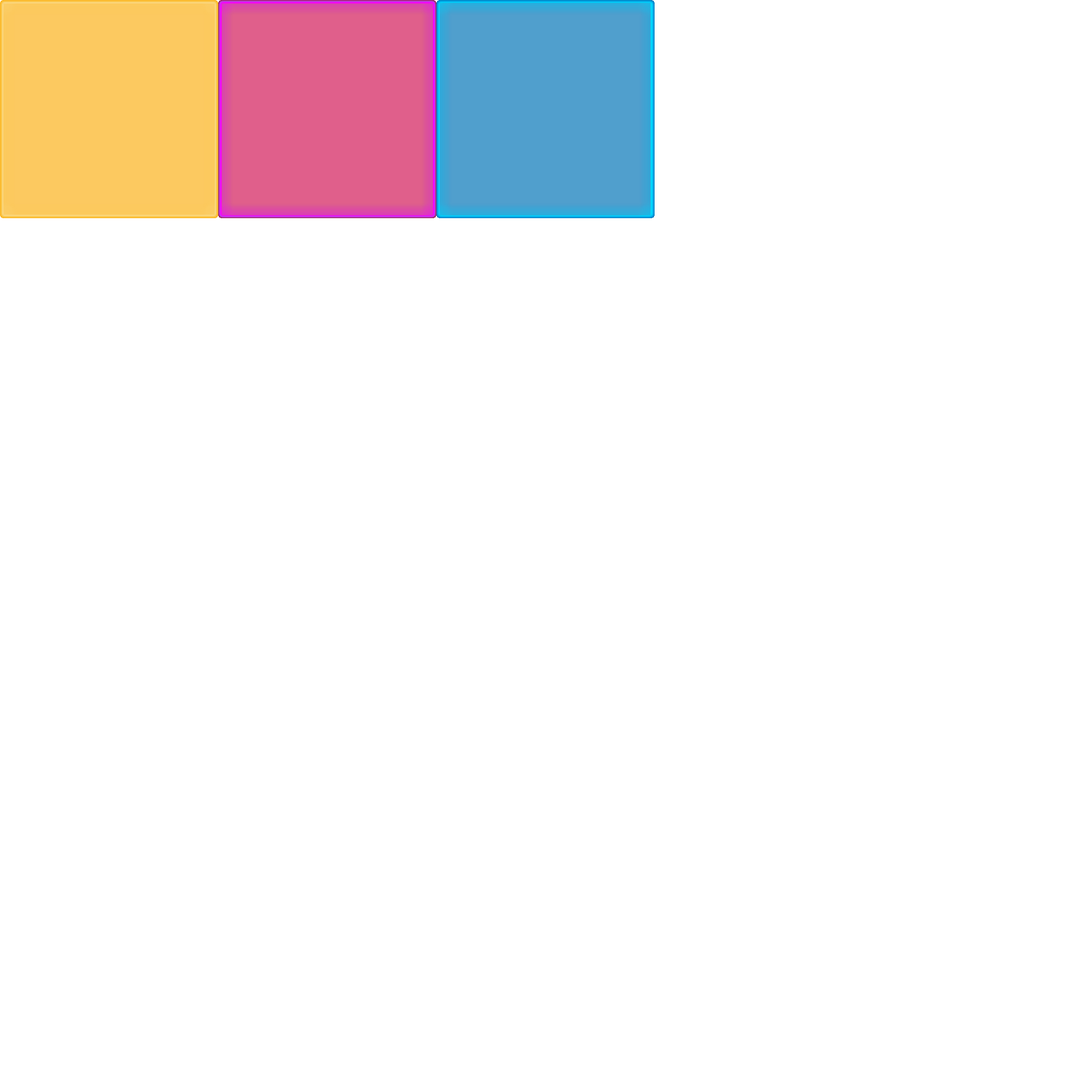
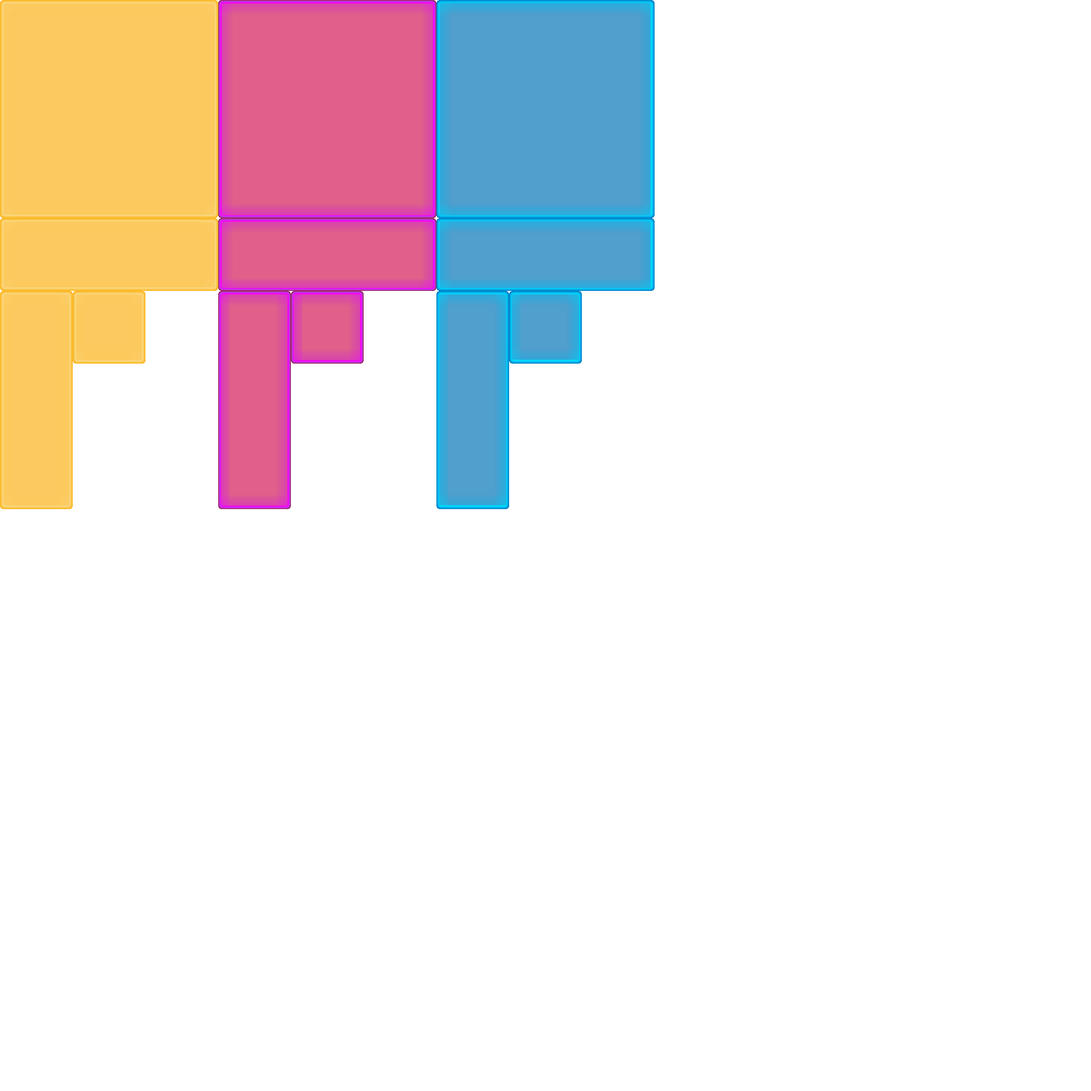
Comparing the layer stacks of the two 1091 × 1091 images. Changes:
added layer "Layer 6" above "Layer 10" over [72, 291, 364, 364]
added layer "Layer 10" above "Layer 11" over [509, 291, 583, 343]
added layer "Layer 11" above "Layer 5" over [509, 342, 583, 364]
added layer "Layer 5" above "Layer 3" over [0, 218, 655, 510]
